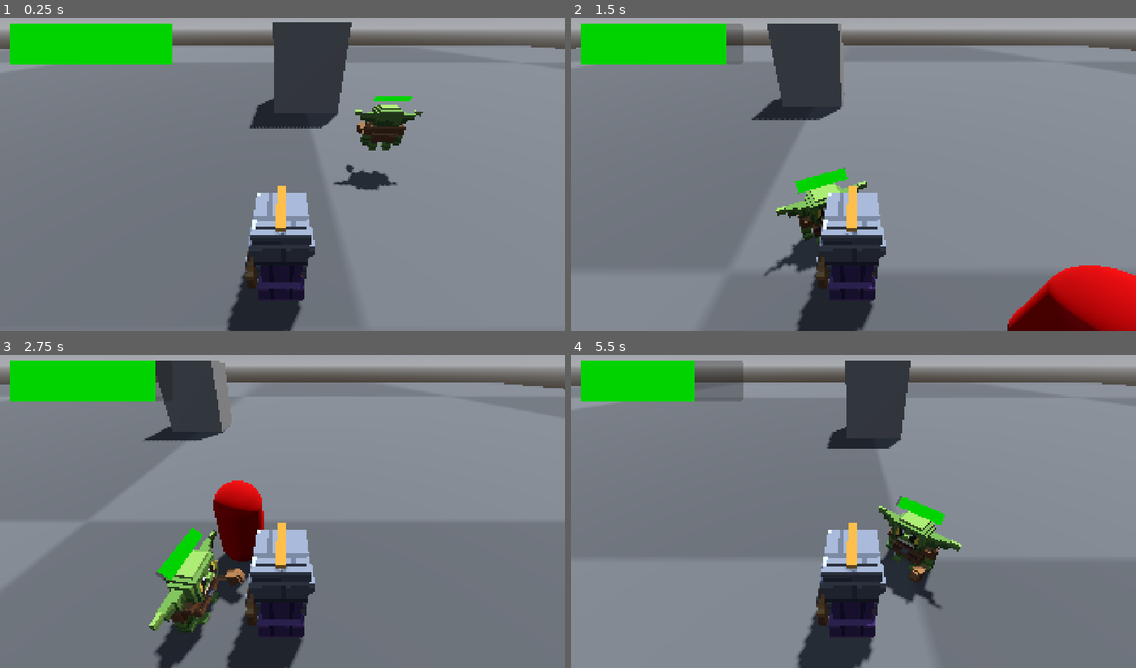
Above: before the commit, frames 1-4 (two rows, left to right).
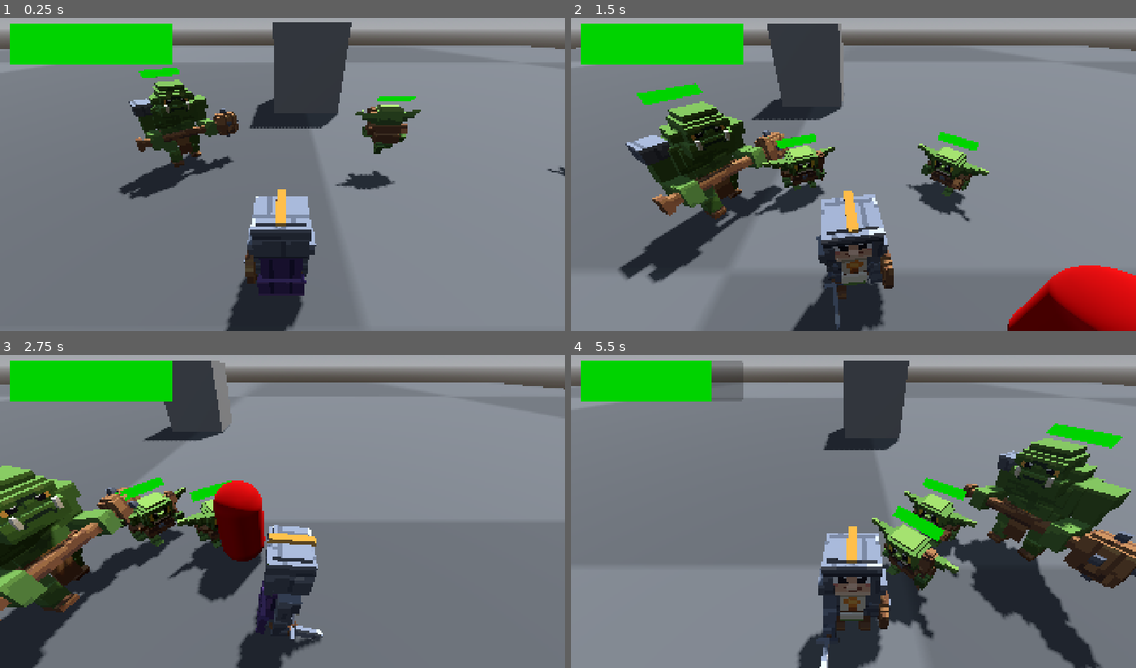
Above: after the commit, the same moments.

Repository: Jim2op/haven-doha
Game: Godot game, scene res://test_level.tscn
The game is run twice, just before and just after one commit, with the same random seed, the same clock (stepped at 60 frames per second) and the same inputs.
Inputs:
- Up to frame 1 (0.25 s): no input
- Up to frame 2 (1.5 s): tap Enter (ui_accept) at 0.5, 0.77 s; hold Right (ui_right) 0.53-1.28 s; tap E (attack) at 0.6, 1.35 s; hold Down (ui_down) from 1.28 s (still down)
- Up to frame 3 (2.75 s): tap Enter (ui_accept) at 1.52 s; release Down (ui_down) at 2.03 s; hold Right (ui_right) from 2.03 s (still down); tap E (attack) at 2.1 s
- Up to frame 4 (5.5 s): release Right (ui_right) at 2.78 s; hold Up (ui_up) 2.78-3.53 s; tap E (attack) every 0.75 s from 2.85 to 5.1 s; tap Enter (ui_accept) at 3.02, 3.77, 4.52 s; hold Left (ui_left) 3.53-5.03 s; hold Down (ui_down) from 5.03 s (still down)

The runs differ from the first frame. In frame 1, 5.8% of the frame differs, in the area x 21-100%, y 15-100%; in frame 2, 17%; in frame 3, 19%; in frame 4, 20%, in the area x 21-100%, y 1-100%.

Commit message:
Added animations and big gobloin

Diff:
--- /dev/null
+++ b/big.gd
@@ -0,0 +1,202 @@
+extends CharacterBody3D
+
+const DEF_DAMAGE = 20
+const SPEED = 4.0
+var BASE_HEALTH = 150 # starting health before the multiplier
+@export var HealthMultiplier = 1
+var MaxHealth = BASE_HEALTH
+var health = BASE_HEALTH
+var damage = DEF_DAMAGE
+@export var damMultiplier = 1
+var can_hit = true
+var attacking := false
+var attack_time := 0.0
+var attack_length := 0.4
+var hit_landed := false
+@export var hit_point := 0.5
+
+var sb := StyleBoxFlat.new()
+@onready var HealthBar: ProgressBar = $Sprite3D/SubViewport/ProgressBar
+@onready var AttackRange = $ShapeCast3D
+@onready var cool = $Timer
+@export var target: Node3D
+@onready var nav_agent: NavigationAgent3D = $NavigationAgent3D
+@onready var anim: AnimationPlayer = _find_anim_player()
+@export var separation_radius := 3.0
+@export var separation_strength := 1.5
+var move_anim := ""
+var attack_anim := ""
+
+
+func _ready() -> void:
+	if target == null:
+		target = get_tree().current_scene.get_node_or_null("Player")
+
+	cool.one_shot = true
+	if not cool.timeout.is_connected(_on_timer_timeout):
+		cool.timeout.connect(_on_timer_timeout)
+
+	HealthBar.add_theme_stylebox_override("fill", sb)
+
+	MaxHealth = BASE_HEALTH * HealthMultiplier
+	health = MaxHealth
+	HealthBar.max_value = MaxHealth
+	update_health_bar()
+
+	if anim:
+		move_anim = _find_anim(["run", "walk"])
+		attack_anim = _find_anim(["attack"])
+		if attack_anim == "":
+			attack_anim = _other_anim(move_anim)
+		if move_anim != "":
+			anim.get_animation(move_anim).loop_mode = Animation.LOOP_LINEAR
+		if attack_anim != "":
+			anim.get_animation(attack_anim).loop_mode = Animation.LOOP_NONE
+			attack_length = anim.get_animation(attack_anim).length
+
+
+func _physics_process(delta: float) -> void:
+	# Add the gravity.
+	if not is_on_floor():
+		velocity += get_gravity() * delta
+
+	if health <= 1:
+		queue_free()
+		return
+
+	# Check attack range
+	if attacking:
+		_update_attack(delta)
+	elif can_hit and _target_in_range():
+		_start_attack()
+
+	# Pathfinding: keep the destination on the player and walk to the next point on the path.
+	if target:
+		nav_agent.target_position = target.global_position
+
+	var push := _separation()
+	if attacking:
+		velocity.x = move_toward(velocity.x, 0, SPEED)
+		velocity.z = move_toward(velocity.z, 0, SPEED)
+		if target:
+			_face(target.global_position)
+	elif target == null or nav_agent.is_navigation_finished():
+		velocity.x = move_toward(velocity.x, push.x * SPEED, SPEED)
+		velocity.z = move_toward(velocity.z, push.z * SPEED, SPEED)
+		if target:
+			_face(target.global_position)
+	else:
+		var next_point := nav_agent.get_next_path_position()
+		var direction := next_point - global_position
+		direction.y = 0
+		direction = direction.normalized()
+		if direction:
+			look_at(global_position + direction, Vector3.UP)
+		var move_dir := (direction + push * separation_strength).normalized()
+		velocity.x = move_dir.x * SPEED
+		velocity.z = move_dir.z * SPEED
+
+	_update_animation()
+	move_and_slide()
+
+
+func _target_in_range() -> bool:
+	if target == null or not AttackRange.is_colliding():
+		return false
+	for i in AttackRange.get_collision_count():
+		if AttackRange.get_collider(i) == target:
+			return true
+	return false
+
+
+func _start_attack() -> void:
+	attacking = true
+	can_hit = false
+	hit_landed = false
+	attack_time = 0.0
+	if anim and attack_anim != "":
+		anim.stop()
+		anim.play(attack_anim)
+
+
+func _update_attack(delta: float) -> void:
+	attack_time += delta
+	if not hit_landed and attack_time >= attack_length * hit_point:
+		hit_landed = true
+		if _target_in_range():
+			target.take_damage(damage * damMultiplier)
+	if attack_time >= attack_length:
+		attacking = false
+		cool.start()
+
+
+func _face(pos: Vector3) -> void:
+	var flat := Vector3(pos.x, global_position.y, pos.z)
+	if global_position.distance_to(flat) > 0.01:
+		look_at(flat, Vector3.UP)
+
+
+func _update_animation() -> void:
+	if anim == null or attacking:
+		return
+	if Vector2(velocity.x, velocity.z).length() > 0.1:
+		if move_anim != "" and anim.current_animation != move_anim:
+			anim.play(move_anim)
+	elif anim.is_playing():
+		anim.stop()
+
+
+func update_health_bar() -> void:
+	HealthBar.value = health
+
+	var percent: float = float(health) / MaxHealth * 100.0
+	if percent > 50:
+		sb.bg_color = Color("00d300ff")
+	elif percent > 25:
+		sb.bg_color = Color("ff8600ff")
+	else:
+		sb.bg_color = Color("ff0000ff")
+
+
+func take_damage(amt):
+	health = clamp(health - amt, 0, MaxHealth)
+	update_health_bar()
+
+
+func _on_timer_timeout() -> void:
+	can_hit = true
+
+
+func _find_anim_player() -> AnimationPlayer:
+	for p in find_children("*", "AnimationPlayer", true, false):
+		if p.get_animation_list().size() > 0:
+			return p
+	return null
+
+
+func _find_anim(keys: Array) -> String:
+	for n in anim.get_animation_list():
+		for k in keys:
+			if k in String(n).to_lower():
+				return n
+	return ""
+
+
+func _other_anim(skip: String) -> String:
+	for n in anim.get_animation_list():
+		if n != skip and n != "RESET":
+			return n
+	return ""
+
+
+func _separation() -> Vector3:
+	var push := Vector3.ZERO
+	for e in get_tree().get_nodes_in_group("Enemies"):
+		if e == self or e == target or not e is Node3D:
+			continue
+		var offset: Vector3 = global_position - e.global_position
+		offset.y = 0
+		var dist := offset.length()
+		if dist > 0.01 and dist < separation_radius:
+			push += offset.normalized() * (1.0 - dist / separation_radius)
+	return push.limit_length(1.0)
--- /dev/null
+++ b/big.tscn
@@ -0,0 +1,67 @@
+[gd_scene format=3 uid="uid://bl1nk80wb4w3v"]
+
+[ext_resource type="Script" uid="uid://d3x4fddiyselg" path="res://big.gd" id="1_7ljqm"]
+[ext_resource type="PackedScene" uid="uid://dj36o7k0pus77" path="res://orc.gltf" id="2_7ljqm"]
+
+[sub_resource type="BoxShape3D" id="BoxShape3D_rvvka"]
+size = Vector3(2.0447388, 2.6284027, 1.0006104)
+
+[sub_resource type="CylinderShape3D" id="CylinderShape3D_g4v7s"]
+
+[sub_resource type="ViewportTexture" id="ViewportTexture_g4v7s"]
+viewport_path = NodePath("Sprite3D/SubViewport")
+
+[sub_resource type="StyleBoxFlat" id="StyleBoxFlat_8hpcf"]
+bg_color = Color(0, 0, 0, 1)
+
+[node name="BigGoblin" type="CharacterBody3D" unique_id=2107203550 groups=["Enemies"]]
+script = ExtResource("1_7ljqm")
+
+[node name="CollisionShape3D" type="CollisionShape3D" parent="." unique_id=638436644]
+transform = Transform3D(1, 0, 0, 0, 1, 0, 0, 0, 1, 0.057295322, 0.31337738, 0.081848145)
+shape = SubResource("BoxShape3D_rvvka")
+debug_color = Color(0.28923562, 0.49939758, 9.62615e-08, 0.41960785)
+
+[node name="NavigationAgent3D" type="NavigationAgent3D" parent="." unique_id=905968591]
+path_desired_distance = 1.5
+target_desired_distance = 2.0
+
+[node name="ShapeCast3D" type="ShapeCast3D" parent="." unique_id=1870189497]
+transform = Transform3D(4.4487314, 0, 0, 0, 1, 0, 0, 0, 4.4487314, 0, 0, 0)
+shape = SubResource("CylinderShape3D_g4v7s")
+target_position = Vector3(0, 0, 0)
+
+[node name="Timer" type="Timer" parent="." unique_id=595525774]
+wait_time = 2.0
+autostart = true
+
+[node name="Sprite3D" type="Sprite3D" parent="." unique_id=8857314]
+transform = Transform3D(0.1919004, 0, 0, 0, 0.057349008, -0.5560682, 0, 0.04857043, 0.6565714, 0, 1.8717446, -0.00916326)
+texture = SubResource("ViewportTexture_g4v7s")
+
+[node name="SubViewport" type="SubViewport" parent="Sprite3D" unique_id=911876359]
+transparent_bg = true
+
+[node name="ProgressBar" type="ProgressBar" parent="Sprite3D/SubViewport" unique_id=1978168326]
+anchors_preset = 8
+anchor_left = 0.5
+anchor_top = 0.5
+anchor_right = 0.5
+anchor_bottom = 0.5
+offset_left = -500.0
+offset_top = -150.0
+offset_right = 500.0
+offset_bottom = 150.0
+grow_horizontal = 2
+grow_vertical = 2
+size_flags_horizontal = 4
+size_flags_vertical = 4
+theme_override_styles/background = SubResource("StyleBoxFlat_8hpcf")
+step = 1.0
+show_percentage = false
+metadata/_edit_use_anchors_ = true
+
+[node name="orc" parent="." unique_id=1453355485 instance=ExtResource("2_7ljqm")]
+transform = Transform3D(1, 0, 0, 0, 1, 0, 0, 0, 1, 0, -1, 0)
+
+[connection signal="timeout" from="Timer" to="." method="_on_timer_timeout"]
--- a/player.gd
+++ b/player.gd
@@ -3,6 +3,8 @@
 @onready var MeleeRange = $MeleeRange
 @onready var CoolDownTimer = $CoolDown
 @onready var HealthBar = $Camera3D/HUD/HealthBar
+@onready var model: Node3D = $knight
+@onready var anim: AnimationPlayer = _find_anim_player()
 const BASE_HEALTH = 100
 var MaxHealth = BASE_HEALTH
 var Health = BASE_HEALTH
@@ -11,6 +13,8 @@
 @export var speed = 5
 const BASEDAMAGE = 10
 @export var DamageMultiplier = 1
+@export var turn_speed := 12.0
+@export var hit_point := 0.5
 var path = []
 var cur_path_idx = 0
 var threshold = .1
@@ -21,6 +25,13 @@
 const SPEED = 5.0
 const JUMP_VELOCITY = 4.5
 var can_attack = true
+var attacking := false
+var attack_time := 0.0
+var attack_length := 0.4
+var hit_landed := false
+var walk_anim := ""
+var attack_anim := ""
+var melee_offset := Vector3.ZERO
 
 func _physics_process(delta: float) -> void:
 	add_to_group("Enemies")
@@ -43,15 +54,21 @@
 		velocity.x = move_toward(velocity.x, 0, SPEED)
 		velocity.z = move_toward(velocity.z, 0, SPEED)
 
-	if Input.is_action_just_pressed("attack") and can_attack:
-		#play here animation
+	if input_dir:
+		var yaw := atan2(-input_dir.x, -input_dir.y)
+		model.rotation.y = lerp_angle(model.rotation.y, yaw, turn_speed * delta)
+	MeleeRange.position = melee_offset.rotated(Vector3.UP, model.rotation.y)
+	MeleeRange.rotation.y = model.rotation.y
+
+	if Input.is_action_just_pressed("attack") and can_attack and not attacking:
 		can_attack = false
 		CoolDownTimer.start()
-		if MeleeRange.is_colliding():
-			for i in MeleeRange.get_collision_count():
-				var collider = MeleeRange.get_collider(i)
-				if collider and collider.is_in_group("Enemies"):
-						collider.take_damage(BASEDAMAGE*DamageMultiplier)
+		_start_attack()
+
+	if attacking:
+		_update_attack(delta)
+
+	_update_animation()
 
 	#Health/HealthBar System
 	if Health >= MaxHealth:
@@ -74,6 +91,59 @@
 
 func _ready():
 	HealthBar.add_theme_stylebox_override("fill", sb)
+	melee_offset = MeleeRange.position
+
+	if anim:
+		walk_anim = _find_anim(["walk", "run"])
+		attack_anim = _find_anim(["attack"])
+		if walk_anim != "":
+			anim.get_animation(walk_anim).loop_mode = Animation.LOOP_LINEAR
+		if attack_anim != "":
+			anim.get_animation(attack_anim).loop_mode = Animation.LOOP_NONE
+			attack_length = anim.get_animation(attack_anim).length
+
+func _start_attack() -> void:
+	attacking = true
+	hit_landed = false
+	attack_time = 0.0
+	if anim and attack_anim != "":
+		anim.stop()
+		anim.play(attack_anim)
+
+func _update_attack(delta: float) -> void:
+	attack_time += delta
+	if not hit_landed and attack_time >= attack_length * hit_point:
+		hit_landed = true
+		MeleeRange.force_shapecast_update()
+		if MeleeRange.is_colliding():
+			for i in MeleeRange.get_collision_count():
+				var collider = MeleeRange.get_collider(i)
+				if collider and collider != self and collider.is_in_group("Enemies"):
+					collider.take_damage(BASEDAMAGE*DamageMultiplier)
+	if attack_time >= attack_length:
+		attacking = false
+
+func _update_animation() -> void:
+	if anim == null or attacking:
+		return
+	if Vector2(velocity.x, velocity.z).length() > 0.1:
+		if walk_anim != "" and anim.current_animation != walk_anim:
+			anim.play(walk_anim)
+	elif anim.is_playing():
+		anim.stop()
+
+func _find_anim_player() -> AnimationPlayer:
+	for p in find_children("*", "AnimationPlayer", true, false):
+		if p.get_animation_list().size() > 0:
+			return p
+	return null
+
+func _find_anim(keys: Array) -> String:
+	for n in anim.get_animation_list():
+		for k in keys:
+			if k in String(n).to_lower():
+				return n
+	return ""
 
 func take_damage(amt):
 	Health -= amt
--- a/player.tscn
+++ b/player.tscn
@@ -1,7 +1,7 @@
 [gd_scene format=3 uid="uid://d2qc5t8ghsynl"]
 
 [ext_resource type="Script" uid="uid://duvj0vl4r5uiv" path="res://player.gd" id="1_4flbx"]
-[ext_resource type="PackedScene" uid="uid://b10366sbe8fhd" path="res://knight.glb" id="2_onrkg"]
+[ext_resource type="PackedScene" uid="uid://dpwniruja2q62" path="res://knight.gltf" id="2_onrkg"]
 
 [sub_resource type="CapsuleShape3D" id="CapsuleShape3D_g4v7s"]
 
@@ -11,9 +11,6 @@
 
 [node name="Player" type="CharacterBody3D" unique_id=740369154]
 script = ExtResource("1_4flbx")
-
-[node name="knight" parent="." unique_id=415018791 instance=ExtResource("2_onrkg")]
-transform = Transform3D(-0.959, 0, -1.8889575e-07, 0, 1, 0, 1.4480497e-07, 0, -1.251, 0, -0.981433, 0.018153787)
 
 [node name="CollisionShape3D" type="CollisionShape3D" parent="." unique_id=1756298855]
 shape = SubResource("CapsuleShape3D_g4v7s")
@@ -39,4 +36,7 @@
 
 [node name="CoolDown" type="Timer" parent="." unique_id=1021889361]
 
+[node name="knight" parent="." unique_id=908406896 instance=ExtResource("2_onrkg")]
+transform = Transform3D(1, 0, 0, 0, 1, 0, 0, 0, 1, 0, -1, 0)
+
 [connection signal="timeout" from="CoolDown" to="." method="_on_cool_down_timeout"]
--- a/small_goblin.gd
+++ b/small_goblin.gd
@@ -1,7 +1,7 @@
 extends CharacterBody3D
 
 const DEF_DAMAGE = 10
-const SPEED = 4.0
+const SPEED = 3.0
 var BASE_HEALTH = 75 # starting health before the multiplier
 @export var HealthMultiplier = 1
 var MaxHealth = BASE_HEALTH
@@ -9,6 +9,11 @@
 var damage = DEF_DAMAGE
 @export var damMultiplier = 1
 var can_hit = true
+var attacking := false
+var attack_time := 0.0
+var attack_length := 0.4
+var hit_landed := false
+@export var hit_point := 0.5
 
 var sb := StyleBoxFlat.new()
 @onready var HealthBar: ProgressBar = $Sprite3D/SubViewport/ProgressBar
@@ -16,6 +21,11 @@
 @onready var cool = $Timer
 @export var target: Node3D
 @onready var nav_agent: NavigationAgent3D = $NavigationAgent3D
+@onready var anim: AnimationPlayer = _find_anim_player()
+@export var separation_radius := 2.0
+@export var separation_strength := 1.5
+var move_anim := ""
+var attack_anim := ""
 
 
 func _ready() -> void:
@@ -28,12 +38,22 @@
 
 	HealthBar.add_theme_stylebox_override("fill", sb)
 
-	# Start health is 75, scaled by HealthMultiplier (e.g. 2 -> 150), and the goblin starts full.
 	MaxHealth = BASE_HEALTH * HealthMultiplier
 	health = MaxHealth
 	HealthBar.max_value = MaxHealth
 	update_health_bar()
 
+	if anim:
+		move_anim = _find_anim(["run", "walk"])
+		attack_anim = _find_anim(["attack"])
+		if attack_anim == "":
+			attack_anim = _other_anim(move_anim)
+		if move_anim != "":
+			anim.get_animation(move_anim).loop_mode = Animation.LOOP_LINEAR
+		if attack_anim != "":
+			anim.get_animation(attack_anim).loop_mode = Animation.LOOP_NONE
+			attack_length = anim.get_animation(attack_anim).length
+
 
 func _physics_process(delta: float) -> void:
 	# Add the gravity.
@@ -45,38 +65,89 @@
 		return
 
 	# Check attack range
-	if AttackRange.is_colliding() and can_hit:
-		for i in AttackRange.get_collision_count():
-			var collider = AttackRange.get_collider(i)
-			if collider and collider.name == "Player":
-				collider.take_damage(damage)
-				can_hit = false
-				cool.start() # Starts the cooldown timer
-				break # Stop checking other collisions this frame
+	if attacking:
+		_update_attack(delta)
+	elif can_hit and _target_in_range():
+		_start_attack()
 
 	# Pathfinding: keep the destination on the player and walk to the next point on the path.
 	if target:
 		nav_agent.target_position = target.global_position
 
-	if target == null or nav_agent.is_navigation_finished():
+	var push := _separation()
+	if attacking:
 		velocity.x = move_toward(velocity.x, 0, SPEED)
 		velocity.z = move_toward(velocity.z, 0, SPEED)
+		if target:
+			_face(target.global_position)
+	elif target == null or nav_agent.is_navigation_finished():
+		velocity.x = move_toward(velocity.x, push.x * SPEED, SPEED)
+		velocity.z = move_toward(velocity.z, push.z * SPEED, SPEED)
+		if target:
+			_face(target.global_position)
 	else:
 		var next_point := nav_agent.get_next_path_position()
 		var direction := next_point - global_position
 		direction.y = 0
 		direction = direction.normalized()
-		velocity.x = direction.x * SPEED
-		velocity.z = direction.z * SPEED
 		if direction:
 			look_at(global_position + direction, Vector3.UP)
-
+		var move_dir := (direction + push * separation_strength).normalized()
+		velocity.x = move_dir.x * SPEED
+		velocity.z = move_dir.z * SPEED
+
+	_update_animation()
 	move_and_slide()
+
+
+func _target_in_range() -> bool:
+	if target == null or not AttackRange.is_colliding():
+		return false
+	for i in AttackRange.get_collision_count():
+		if AttackRange.get_collider(i) == target:
+			return true
+	return false
+
+
+func _start_attack() -> void:
+	attacking = true
+	can_hit = false
+	hit_landed = false
+	attack_time = 0.0
+	if anim and attack_anim != "":
+		anim.stop()
+		anim.play(attack_anim)
+
+
+func _update_attack(delta: float) -> void:
+	attack_time += delta
+	if not hit_landed and attack_time >= attack_length * hit_point:
+		hit_landed = true
+		if _target_in_range():
+			target.take_damage(damage * damMultiplier)
+	if attack_time >= attack_length:
+		attacking = false
+		cool.start()
+
+
+func _face(pos: Vector3) -> void:
+	var flat := Vector3(pos.x, global_position.y, pos.z)
+	if global_position.distance_to(flat) > 0.01:
+		look_at(flat, Vector3.UP)
+
+
+func _update_animation() -> void:
+	if anim == null or attacking:
+		return
+	if Vector2(velocity.x, velocity.z).length() > 0.1:
+		if move_anim != "" and anim.current_animation != move_anim:
+			anim.play(move_anim)
+	elif anim.is_playing():
+		anim.stop()
 
 
 func update_health_bar() -> void:
 	HealthBar.value = health
-
 
 	var percent: float = float(health) / MaxHealth * 100.0
 	if percent > 50:
@@ -94,3 +165,38 @@
 
 func _on_timer_timeout() -> void:
 	can_hit = true
+
+
+func _find_anim_player() -> AnimationPlayer:
+	for p in find_children("*", "AnimationPlayer", true, false):
+		if p.get_animation_list().size() > 0:
+			return p
+	return null
+
+
+func _find_anim(keys: Array) -> String:
+	for n in anim.get_animation_list():
+		for k in keys:
+			if k in String(n).to_lower():
+				return n
+	return ""
+
+
+func _other_anim(skip: String) -> String:
+	for n in anim.get_animation_list():
+		if n != skip and n != "RESET":
+			return n
+	return ""
+
+
+func _separation() -> Vector3:
+	var push := Vector3.ZERO
+	for e in get_tree().get_nodes_in_group("Enemies"):
+		if e == self or e == target or not e is Node3D:
+			continue
+		var offset: Vector3 = global_position - e.global_position
+		offset.y = 0
+		var dist := offset.length()
+		if dist > 0.01 and dist < separation_radius:
+			push += offset.normalized() * (1.0 - dist / separation_radius)
+	return push.limit_length(1.0)
--- a/small_goblin.tscn
+++ b/small_goblin.tscn
@@ -1,7 +1,7 @@
 [gd_scene format=3 uid="uid://6fwlku017014"]
 
 [ext_resource type="Script" uid="uid://cvjivfpb73gx2" path="res://small_goblin.gd" id="1_goblin"]
-[ext_resource type="PackedScene" uid="uid://b70xaswyfahtp" path="res://goblin.glb" id="2_ydv4c"]
+[ext_resource type="PackedScene" uid="uid://tmw4nd8tk5jt" path="res://goblin.gltf" id="2_ydv4c"]
 
 [sub_resource type="BoxShape3D" id="BoxShape3D_rvvka"]
 size = Vector3(1.5074463, 1.3285522, 0.61816406)
@@ -10,6 +10,9 @@
 
 [sub_resource type="ViewportTexture" id="ViewportTexture_g4v7s"]
 viewport_path = NodePath("Sprite3D/SubViewport")
+
+[sub_resource type="StyleBoxFlat" id="StyleBoxFlat_ydv4c"]
+bg_color = Color(0, 0, 0, 1)
 
 [node name="SmallGoblin" type="CharacterBody3D" unique_id=2107203550 groups=["Enemies"]]
 script = ExtResource("1_goblin")
@@ -22,9 +25,6 @@
 [node name="NavigationAgent3D" type="NavigationAgent3D" parent="." unique_id=905968591]
 path_desired_distance = 0.5
 target_desired_distance = 1.2
-
-[node name="goblin" parent="." unique_id=890418456 instance=ExtResource("2_ydv4c")]
-transform = Transform3D(-1, 0, -8.742278e-08, 0, 1, 0, 8.742278e-08, 0, -1, 0, -0.66907626, 0)
 
 [node name="ShapeCast3D" type="ShapeCast3D" parent="." unique_id=1870189497]
 transform = Transform3D(2.780457, 0, 0, 0, 1, 0, 0, 0, 2.780457, 0, 0, 0)
@@ -56,8 +56,12 @@
 grow_vertical = 2
 size_flags_horizontal = 4
 size_flags_vertical = 4
+theme_override_styles/background = SubResource("StyleBoxFlat_ydv4c")
 step = 1.0
 show_percentage = false
 metadata/_edit_use_anchors_ = true
 
+[node name="goblin" parent="." unique_id=1402111590 instance=ExtResource("2_ydv4c")]
+transform = Transform3D(1, 0, 0, 0, 1, 0, 0, 0, 1, 0, -0.6543268, 0.0010113716)
+
 [connection signal="timeout" from="Timer" to="." method="_on_timer_timeout"]
--- a/test_level.tscn
+++ b/test_level.tscn
@@ -4,6 +4,7 @@
 [ext_resource type="PackedScene" uid="uid://d2qc5t8ghsynl" path="res://player.tscn" id="1_gojnm"]
 [ext_resource type="PackedScene" uid="uid://y5dw3nxl84ba" path="res://punching_bag.tscn" id="3_f7g2b"]
 [ext_resource type="PackedScene" uid="uid://6fwlku017014" path="res://small_goblin.tscn" id="4_4ptq8"]
+[ext_resource type="PackedScene" uid="uid://bl1nk80wb4w3v" path="res://big.tscn" id="4_sb12i"]
 
 [sub_resource type="ProceduralSkyMaterial" id="ProceduralSkyMaterial_1c2mv"]
 sky_horizon_color = Color(0.66224277, 0.6717428, 0.6867428, 1)
@@ -25,6 +26,9 @@
 albedo_texture = ExtResource("1_1c2mv")
 
 [node name="Test Level" type="Node3D" unique_id=405898472]
+
+[node name="BigGoblin" parent="." unique_id=2107203550 instance=ExtResource("4_sb12i")]
+transform = Transform3D(1, 0, 0, 0, 1, 0, 0, 0, 1, -5.2984867, 0.600451, -5.898183)
 
 [node name="WorldEnvironment" type="WorldEnvironment" parent="." unique_id=562703690]
 environment = SubResource("Environment_4ptq8")
@@ -54,3 +58,6 @@
 
 [node name="SmallGoblin" parent="." unique_id=1899729092 instance=ExtResource("4_4ptq8")]
 transform = Transform3D(1, 0, 0, 0, 1, 0, 0, 0, 1, 1.7503428, 1.3603972, -4.632272)
+
+[node name="SmallGoblin2" parent="." unique_id=327369757 instance=ExtResource("4_4ptq8")]
+transform = Transform3D(1, 0, 0, 0, 1, 0, 0, 0, 1, 9.06191, 0.26971686, -4.4851027)
Not shown, added: big.gd.uid
Not shown, added: goblin.gltf
Not shown, added: goblin.gltf.import
Not shown, added: knight.gltf
Not shown, added: knight.gltf.import
Binary file added: orc.glb
Not shown, added: orc.glb.import
Not shown, added: orc.gltf
Not shown, added: orc.gltf.import
Binary file added: orc_0.png
Not shown, added: orc_0.png.import
